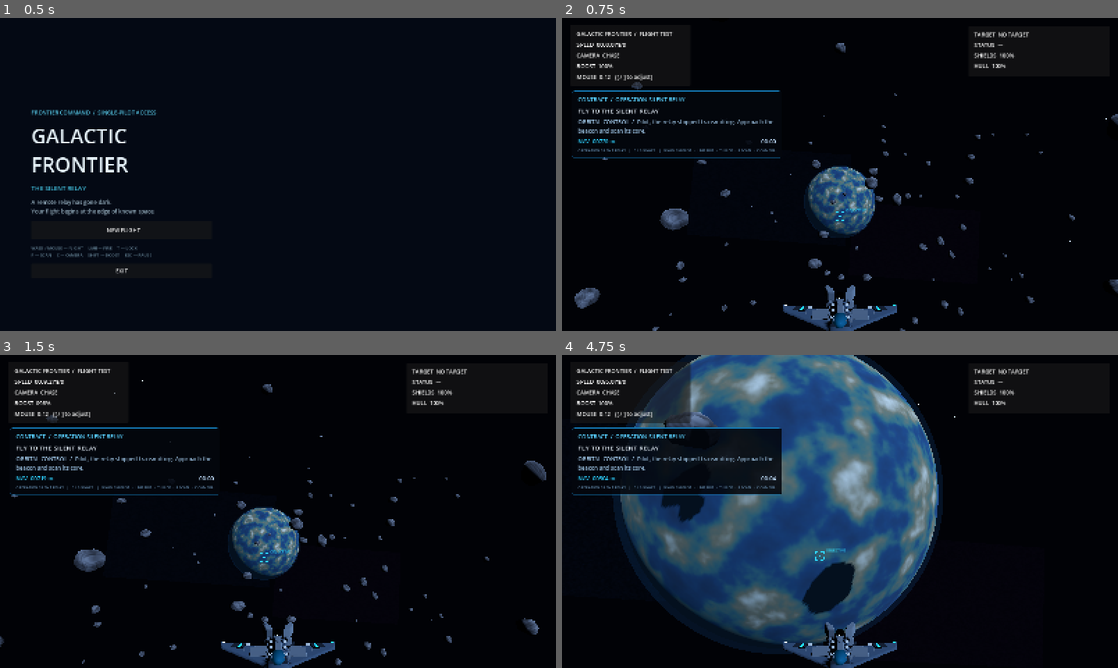
Above: before the commit, frames 1-4 (two rows, left to right).
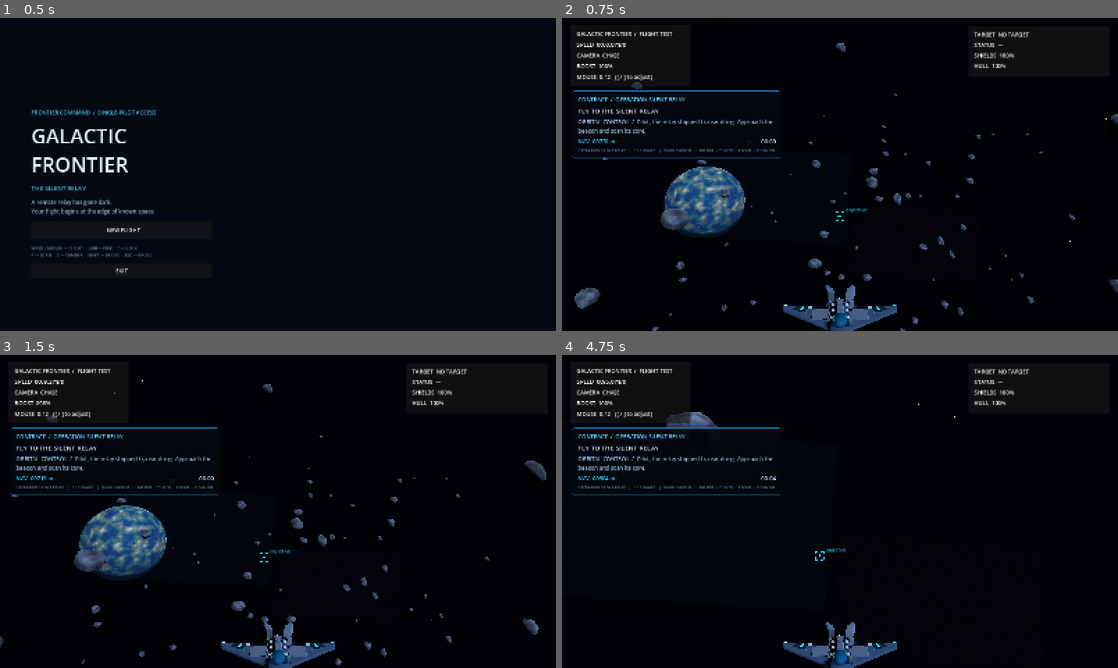
Above: after the commit, the same moments.

Repository: valdissor1990-ui/GALACTIC-FRONTIER
Game: Godot game, scene res://scenes/bootstrap/main.tscn
The game is run twice, just before and just after one commit, with the same random seed, the same clock (stepped at 60 frames per second) and the same inputs.
Inputs (mouse positions are in pixels of both pictures, inside the frame that each line leads up to):
- Up to frame 1 (0.5 s): no input
- Up to frame 2 (0.75 s): click "NEW FLIGHT" at 0.5 s
- Up to frame 3 (1.5 s): tap Enter at 1.25 s; move the mouse to (305, 511) at 1.27 s; hold W (move_forward) from 1.28 s (still down); hold Shift (boost) from 1.28 s (still down)
- Up to frame 4 (4.75 s): keep holding W (move_forward); move the mouse to (812, 511) at 2.02 s; release Shift (boost) at 2.03 s; click (812, 511) at 2.1 s; move the mouse to (851, 505) at 2.77 s; hold F (scan) 2.78-3.53 s; move the mouse to (834, 517) at 3.52 s; tap Y (target_clear) at 3.6 s; move the mouse to (878, 514) at 4.27 s; hold T (target_lock) from 4.28 s (still down)

Frame 1 is identical in both runs. In frame 2, 4.5% of the frame differs, in the area x 18-57%, y 47-71%; in frame 3, 4.8%; in frame 4, 37%, in the area x 9-69%, y 0-96%.

Commit message:
Move Aurelia clear of the first mission flight corridor

Diff:
--- a/scripts/environment/space_environment.gd
+++ b/scripts/environment/space_environment.gd
@@ -169,7 +169,8 @@
 func _build_planet() -> void:
 	var planet := MeshInstance3D.new()
 	planet.name = "Aurelia"
-	planet.position = Vector3(0.0, 26.0, -285.0)
+	# Keep Aurelia outside the relay approach corridor.
+	planet.position = Vector3(-160.0, 26.0, -285.0)
 	planet.scale = Vector3.ONE * 42.0
 
 	var sphere := SphereMesh.new()
